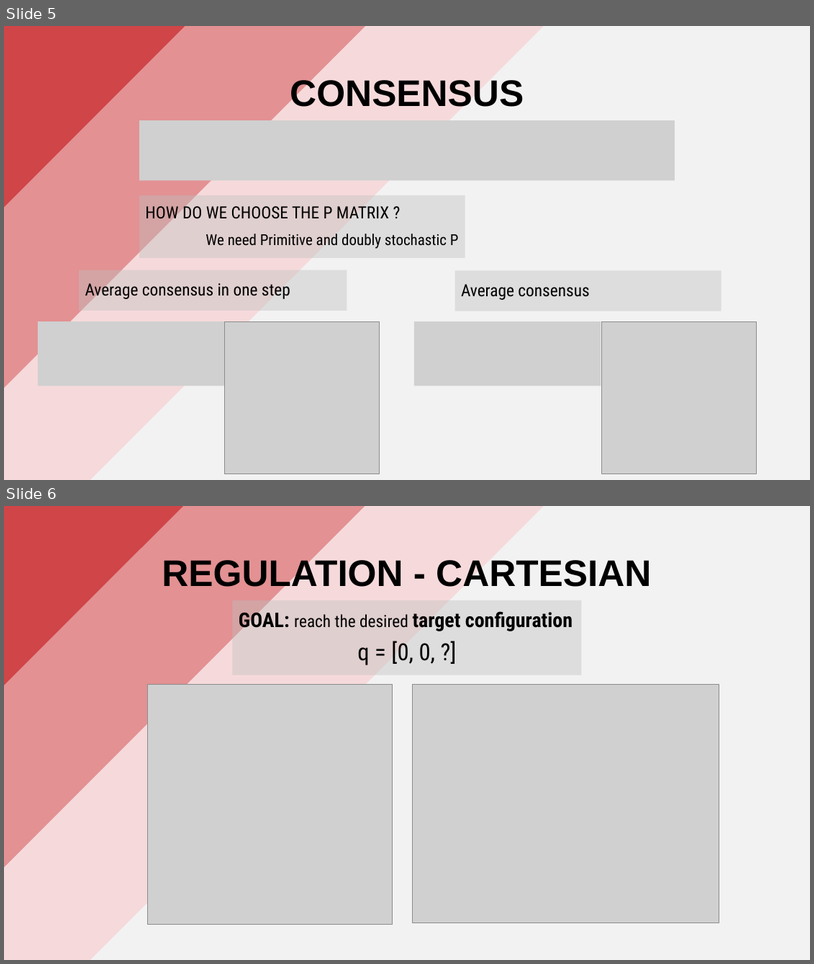
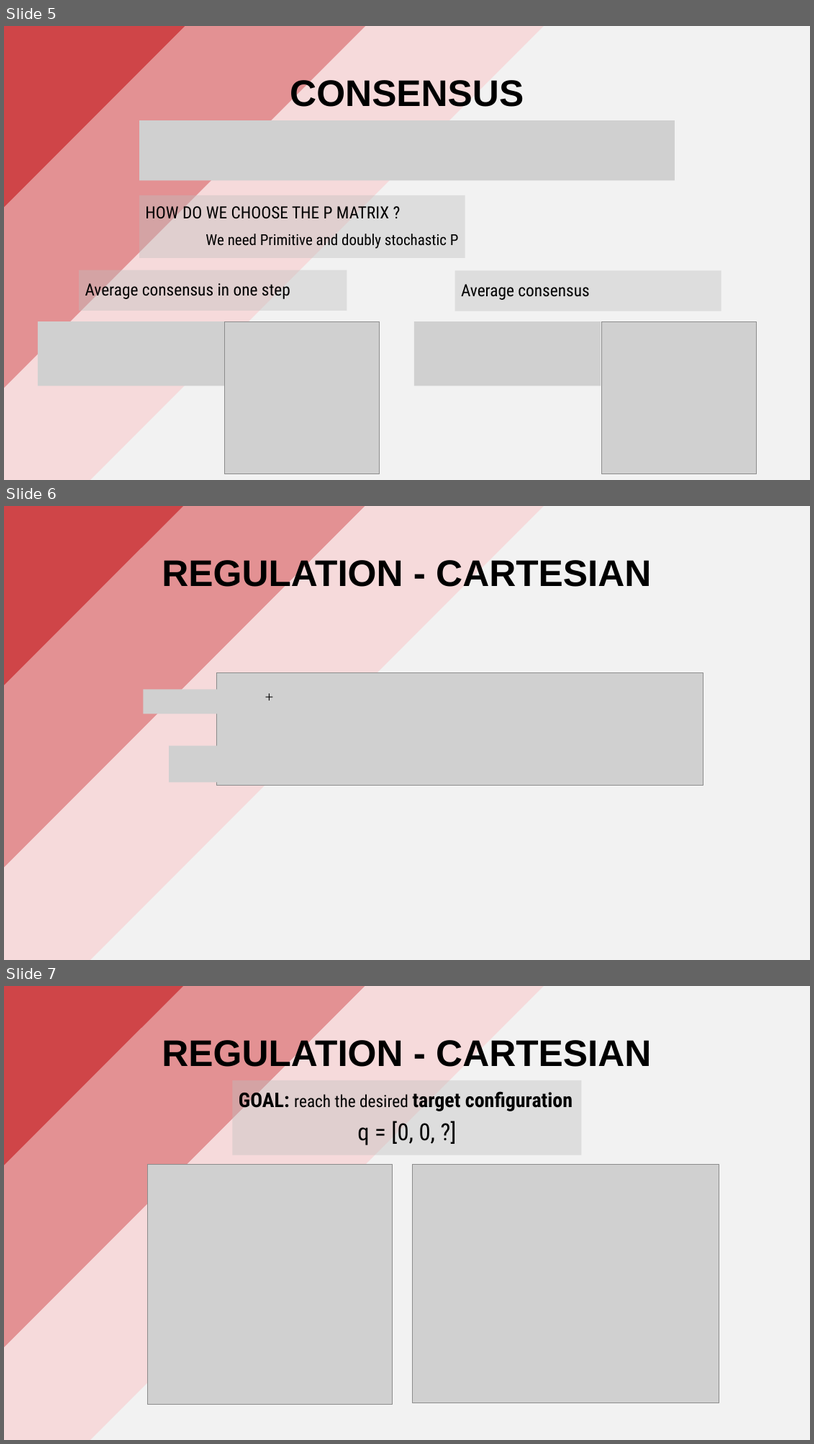
Before and after one commit to PippoGot/R-C2, a slide deck: documentation/presentation.pptx. Shown one above the other, each under a label of ours: slides 5 and 6 before the commit, slides 5, 6 and 7 after it. The pictures are 814x964 and 814x1444 pixels, drawn with LibreOffice and Linux fonts; fonts in the diff are those of the drawing; grey boxes stand for pictures. Boxes give left, top, right and bottom in pixels: in the first picture for what was removed or moved away, otherwise in the second. Text is boxed around its words. In the diff, an @@ line names an element or a change of style, - is before the commit and + after.

Commit message:
schemi a blocchi regulation

```diff
--- a/documentation/presentation.pptx
+++ b/documentation/presentation.pptx
@@ slide 6 added at bbox=[4, 506, 810, 960], background #FFFFFF @@
@@ rectangle added at bbox=[4, 506, 548, 960], fill #F6DADB @@
@@ rectangle added at bbox=[4, 506, 412, 930], fill #E39193 @@
@@ rectangle added at bbox=[4, 506, 231, 739], fill #CF4548 @@
@@ rectangle added at bbox=[56, 506, 810, 960], fill #F2F2F2 @@
@@ title added at bbox=[162, 556, 651, 593], 44 pt, text #000000, bold @@
+REGULATION - CARTESIAN
@@ picture added at bbox=[216, 673, 703, 785] @@
@@ picture added at bbox=[143, 690, 260, 713] @@
@@ text added at bbox=[260, 684, 281, 708], 18 pt, text #000000 @@
++
@@ picture added at bbox=[286, 685, 400, 747] @@
@@ picture added at bbox=[464, 687, 516, 712] @@
@@ picture added at bbox=[276, 730, 291, 748] @@
@@ picture added at bbox=[404, 742, 453, 766] @@
@@ picture added at bbox=[169, 746, 471, 782] @@
@@ what was slide 6 is now slide 7 @@
```
Also in this commit, not shown: 1 other slide added.
